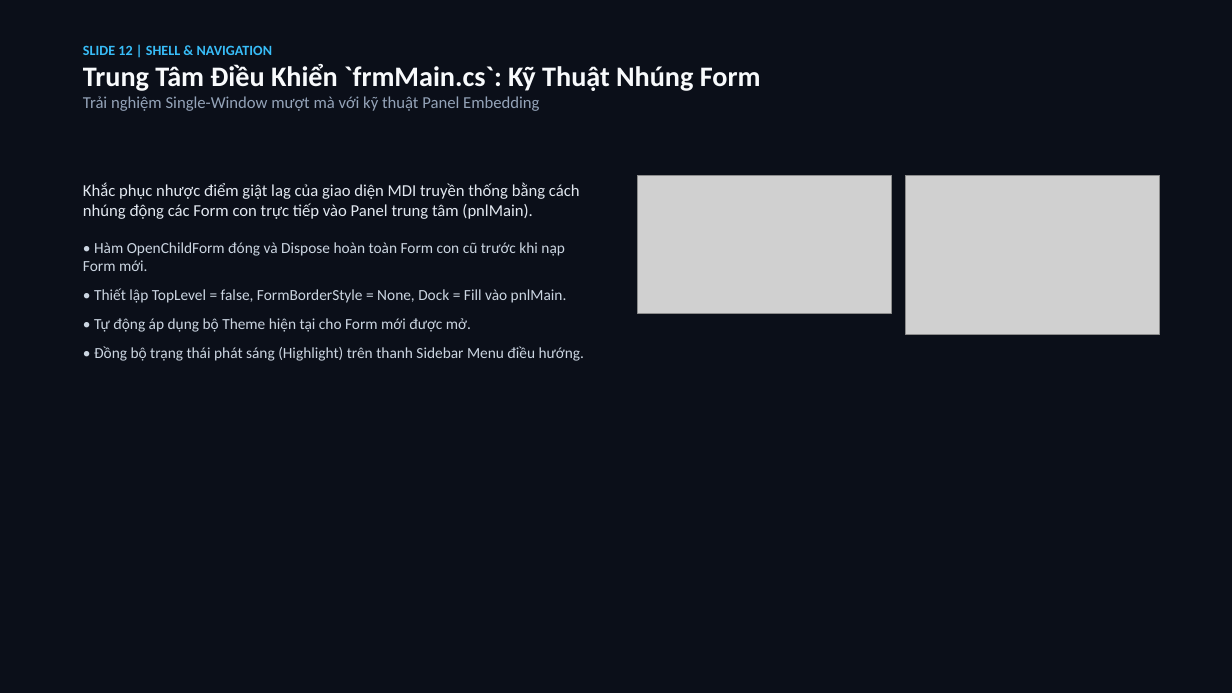
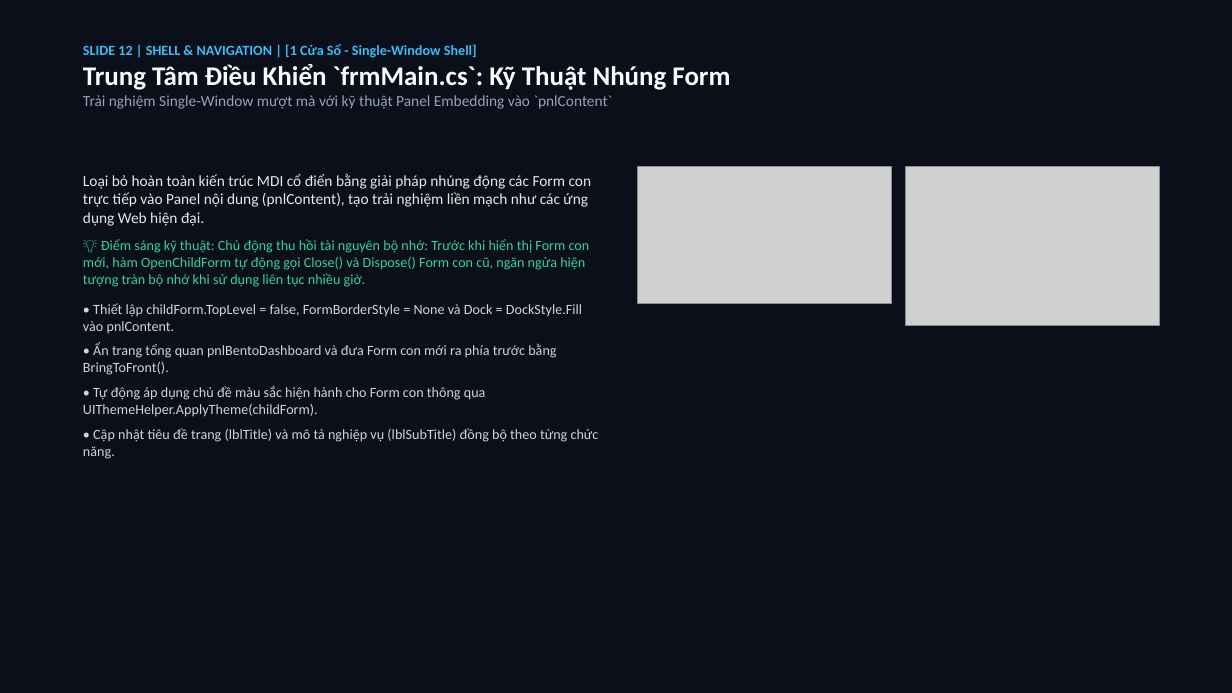
Before and after one commit to hoanganh15092006/BTLLAPTRINHTRUCQUAN, a slide deck: slide 12 of Presentation/QLBanMayViTinh_32_Slides.pptx. Drawn at 1232x693 pixels with LibreOffice and Linux fonts; fonts in the diff are those of the drawing; grey boxes stand for pictures. Boxes give left, top, right and bottom in pixels: in the first picture for what was removed or moved away, otherwise in the second. Text is boxed around its words. In the diff, an @@ line names an element or a change of style, - is before the commit and + after.

```diff
--- a/Presentation/QLBanMayViTinh_32_Slides.pptx
+++ b/Presentation/QLBanMayViTinh_32_Slides.pptx
@@ text at [83, 44, 477, 58]: text changed @@
-SLIDE 12 | SHELL & NAVIGATION
+SLIDE 12 | SHELL & NAVIGATION | [1 Cửa Sổ - Single-Window Shell]
@@ text at [83, 64, 730, 90]: size 22 to 21 pt in "Trung Tâm Điều Khiển `frmMain.cs`: Kỹ Thuật ..." @@
@@ text at [83, 95, 613, 109]: text changed; size 13 to 12 pt @@
-Trải nghiệm Single-Window mượt mà với kỹ thuật Panel Embedding
+Trải nghiệm Single-Window mượt mà với kỹ thuật Panel Embedding vào `pnlContent`
@@ text at [83, 173, 599, 459]: text changed; size 12 to 11 pt @@
-Khắc phục nhược điểm giật lag của giao diện MDI truyền thống bằng cách nhúng động các Form con trực tiếp vào Panel trung tâm (pnlMain).
-• Hàm OpenChildForm đóng và Dispose hoàn toàn Form con cũ trước khi nạp Form mới.
-• Thiết lập TopLevel = false, FormBorderStyle = None, Dock = Fill vào pnlMain.
-• Tự động áp dụng bộ Theme hiện tại cho Form mới được mở.
-• Đồng bộ trạng thái phát sáng (Highlight) trên thanh Sidebar Menu điều hướng.
+Loại bỏ hoàn toàn kiến trúc MDI cổ điển bằng giải pháp nhúng động các Form con trực tiếp vào Panel nội dung (pnlContent), tạo trải nghiệm liền mạch như các ứng dụng Web hiện đại.
+💡 Điểm sáng kỹ thuật: Chủ động thu hồi tài nguyên bộ nhớ: Trước khi hiển thị Form con mới, hàm OpenChildForm tự động gọi Close() và Dispose() Form con cũ, ngăn ngừa hiện tượng tràn bộ nhớ khi sử dụng liên tục nhiều giờ.
+• Thiết lập childForm.TopLevel = false, FormBorderStyle = None và Dock = DockStyle.Fill vào pnlContent.
+• Ẩn trang tổng quan pnlBentoDashboard và đưa Form con mới ra phía trước bằng BringToFront().
+• Tự động áp dụng chủ đề màu sắc hiện hành cho Form con thông qua UIThemeHelper.ApplyTheme(childForm).
+• Cập nhật tiêu đề trang (lblTitle) và mô tả nghiệp vụ (lblSubTitle) đồng bộ theo từng chức năng.
@@ picture: place and size @@
-picture at [638, 176, 892, 313]
+picture at [638, 166, 892, 304]
@@ picture: place and size @@
-picture at [906, 176, 1160, 335]
+picture at [906, 166, 1160, 325]
```
Also in this commit, not shown: 28 other slides changed, 3 slides added, 3 slides removed, 26 other files.
